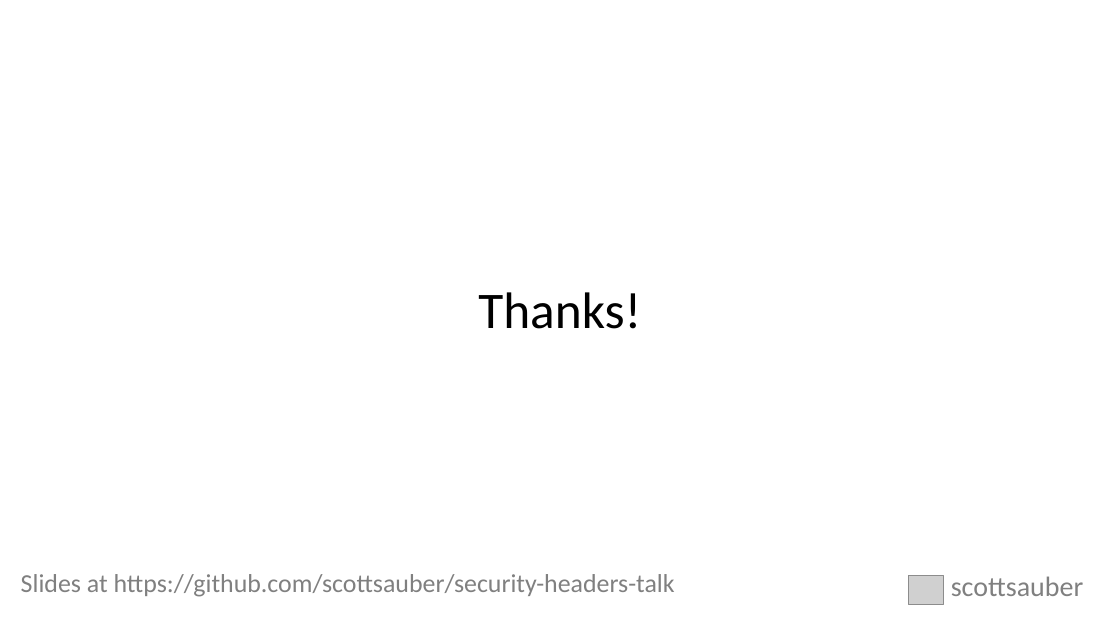
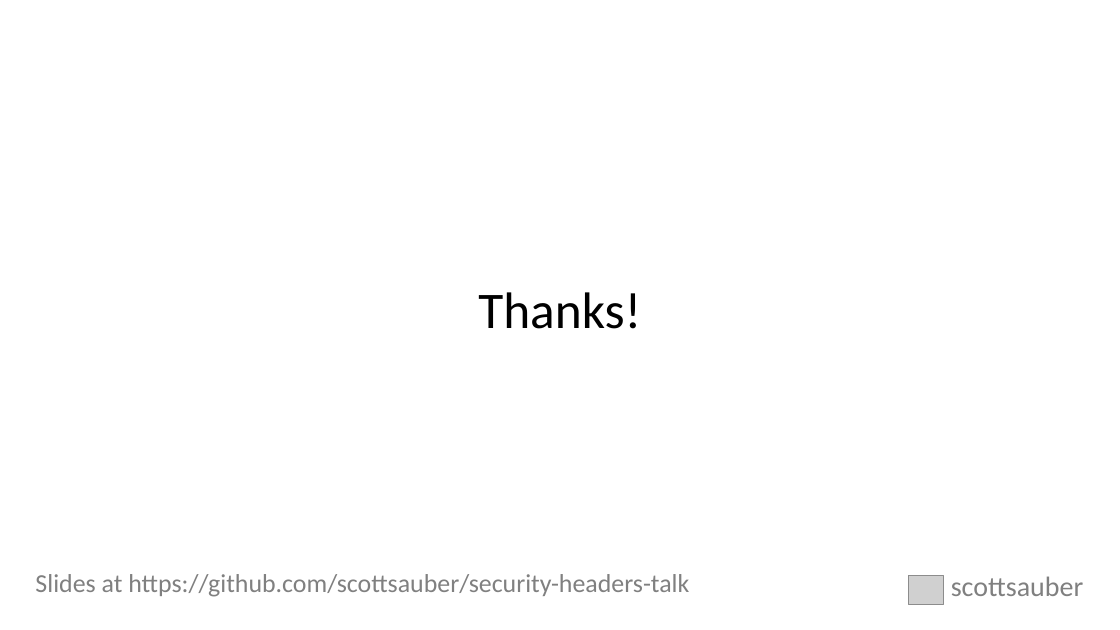
Before and after one commit to scottsauber/security-headers-talk, a slide deck: slide 64 of Security Headers Explained.pptx (slide 69 before the commit). Drawn at 1120x630 pixels with LibreOffice and Linux fonts; fonts in the diff are those of the drawing; grey boxes stand for pictures. Boxes give left, top, right and bottom in pixels: in the first picture for what was removed or moved away, otherwise in the second. Text is boxed around its words. In the diff, an @@ line names an element or a change of style, - is before the commit and + after.

```diff
--- a/Security Headers Explained.pptx
+++ b/Security Headers Explained.pptx
@@ text "Slides at https://github.com/scottsauber/security-headers-ta ..." moved from (x1=21, y1=574, x2=675, y2=597) to (x1=35, y1=574, x2=689, y2=597) @@
```
Also in this commit, not shown: 9 other slides changed, 5 slides removed, 2 other files.
